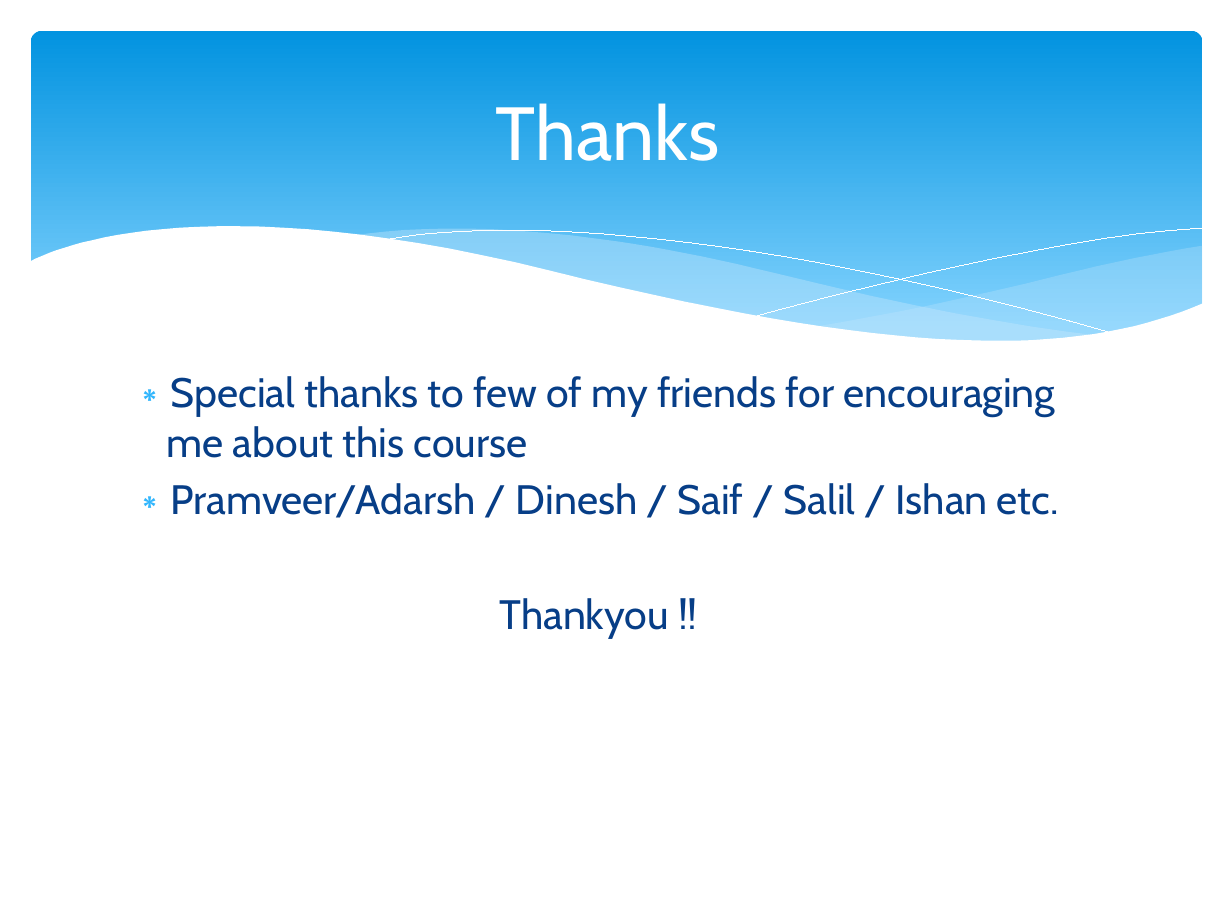
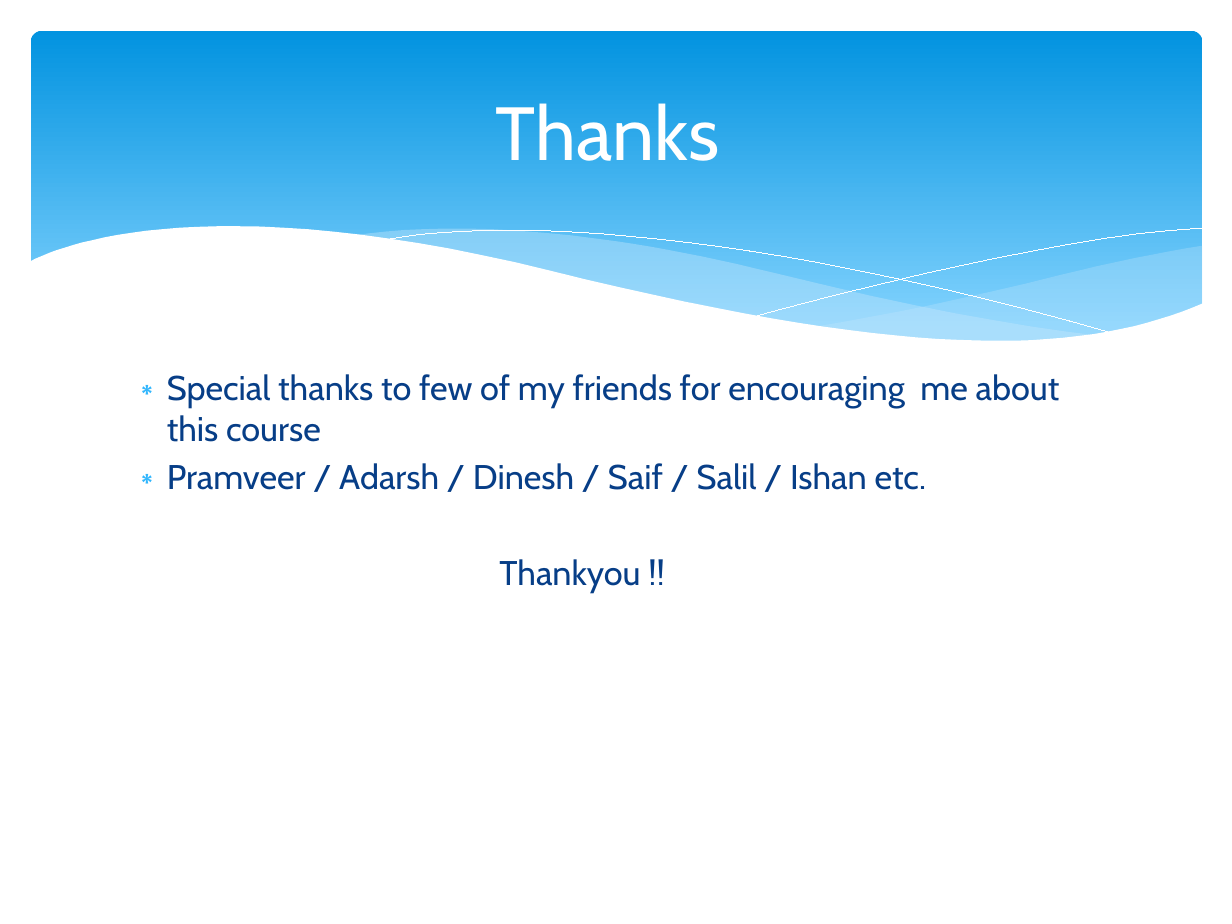
Before and after one commit to abhijeetmshr/AnyOneCanCode, a slide deck: slide 11 of AnyOneCanCode.pptx. Drawn at 1232x924 pixels with LibreOffice and Linux fonts; fonts in the diff are those of the drawing. Boxes give left, top, right and bottom in pixels: in the first picture for what was removed or moved away, otherwise in the second. Text is boxed around its words. In the diff, an @@ line names an element or a change of style, - is before the commit and + after.

```diff
--- a/AnyOneCanCode.pptx
+++ b/AnyOneCanCode.pptx
@@ text at box(167, 374, 1060, 594): size 24 to 20 pt in "Special thanks to few of my friends ...", "Thankyou !!" @@
@@ text at box(167, 463, 926, 490): text changed; size 24 to 20 pt @@
-∗ Pramveer/Adarsh / Dinesh / Saif / Salil / Ishan etc.
+∗ Pramveer / Adarsh / Dinesh / Saif / Salil / Ishan etc.
```
Also in this commit, not shown: 1 other slide changed.
